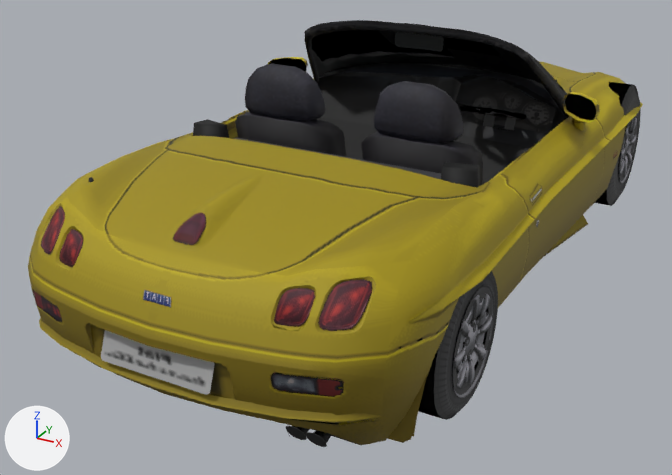
Before and after pictures for a commit that changed the glTF model dealership/public/gran-turismo-4/previews/fiat0003.glb.
Both versions are drawn from a 50 mm lens placed at (1.74, -3.8, 1.89), pointed at (-0.23, -0.22, 0.1). Lighting does not change. The marker at lower left points along +X, +Y and +Z. The picture after the commit comes second. Vertices at exactly the same position are counted once.

The first picture shows 'body', 'tire_front_left', 'tire_rear_left', 'wheel_front_left', 'wheel_rear_left'.
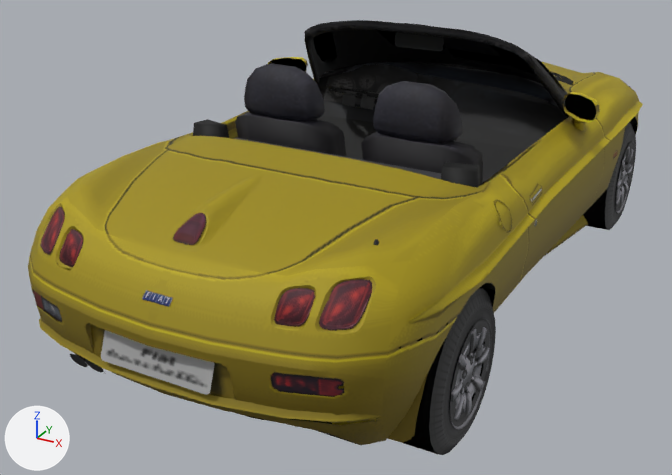
What differs and where, as boxes [x1, y1, x2, y2] in the pictures (672 x 475 px; the box of a moved part takes in the faces that stretch with it):
'body', reshaped
    before: [28, 20, 643, 449]
    after: [28, 20, 643, 445]
'tire_rear_right', reshaped, moved, rescaled (not visible before)
    after: [401, 288, 496, 455]
'wheel_rear_right', moved, rescaled (not visible before)
    after: [449, 318, 493, 430]
'tire_front_right', reshaped, moved, rescaled (not visible before)
    after: [583, 122, 636, 230]
'tire_rear_left', reshaped, moved, rescaled (not visible afterwards)
    before: [595, 82, 641, 206]
'wheel_front_right', moved, rescaled (not visible before)
    after: [615, 141, 635, 213]
'wheel_rear_left', moved, rescaled (not visible afterwards)
    before: [618, 113, 639, 183]
part 1 of me_body, moved or reshaped
    before: [33, 54, 626, 437]
    after: [33, 54, 639, 437]
part 2 of me_body, moved or reshaped
    before: [483, 108, 516, 131]
    after: [342, 89, 376, 110]
part 3 of me_body, moved or reshaped
    before: [466, 86, 557, 133]
    after: [324, 70, 405, 107]
part 4 of me_body, moved or reshaped
    before: [33, 20, 643, 449]
    after: [33, 20, 643, 443]
part 5 of me_tire_front, moved or reshaped
    before: [419, 271, 498, 420]
    after: [583, 122, 636, 230]
part 6 of me_tire_rear, moved or reshaped
    before: [595, 82, 641, 206]
    after: [401, 288, 496, 455]

What changed in the scene script:
```text
Change me_body:
    where me_body.from_pydata(...)  # 2733 vertices, 3897 faces; spans x -0.85..0.85, y -1.86..2.05, z -0.01..1.08
    used by ob_body; location = (0.0, 0.0, 0.0)
    me_body part 1: the loose piece of 849 vertices spanning x -0.83..0.83, y -1.86..2.05, z -0.01..1.08 is mirrored in x about its middle
    me_body part 2: the loose piece of 8 vertices spanning x 0.32..0.43, y 0.19..0.41, z 0.57..0.7 is mirrored in x about the mesh origin
    me_body part 3: the loose piece of 5 vertices spanning x 0.18..0.61, y 0.32..0.43, z 0.59..0.75 is mirrored in x about the mesh origin
    me_body part 4: 1162 of the vertices in x -0.85..0.85, y -1.85..2.05, z 0.0..1.07 are mirrored in x about their middle
Change me_tire_front:
    used by ob_tire_front_left; location = (0.711, -1.137, 0.283)
    remove me_tire_front.from_pydata(...)  # 120 vertices, 208 faces; spans x -0.097..0.097, y -0.283..0.283, z -0.282..0.282
    add me_tire_front.from_pydata(...)  # 120 vertices, 208 faces; spans x -0.097..0.097, y -0.298..0.298, z -0.296..0.296
    me_tire_front part 5: 120 of 120 vertices moved; they spanned x -0.097..0.097, y -0.283..0.283, z -0.282..0.282 and now span x -0.097..0.097, y -0.298..0.298, z -0.296..0.296; mean shift (0.0, 0.0, 0.0)
Change me_tire_rear:
    used by ob_tire_rear_left; location = (0.708, 1.137, 0.327)
    remove me_tire_rear.from_pydata(...)  # 120 vertices, 208 faces; spans x -0.097..0.097, y -0.328..0.328, z -0.326..0.326
    add me_tire_rear.from_pydata(...)  # 120 vertices, 208 faces; spans x -0.097..0.097, y -0.298..0.298, z -0.296..0.296
    me_tire_rear part 6: 120 of 120 vertices moved; they spanned x -0.097..0.097, y -0.328..0.328, z -0.326..0.326 and now span x -0.097..0.097, y -0.298..0.298, z -0.296..0.296; mean shift (0.0, 0.0, 0.0)
Change ob_wheel_front_right:
    ob_wheel_front_right.scale: (-1.0, 1.0, 1.0) -> (1.0, 1.0, 1.0)
    ob_wheel_front_right.location: (-0.711, -1.137, 0.283) -> (0.711, 1.137, 0.153)
Change ob_tire_front_right:
    ob_tire_front_right.scale: (-1.0, 1.0, 1.0) -> (1.0, 1.0, 1.0)
    ob_tire_front_right.location: (-0.711, -1.137, 0.283) -> (0.711, 1.137, 0.153)
Change ob_wheel_rear_left:
    ob_wheel_rear_left.location: (0.708, 1.137, 0.327) -> (-0.708, -1.137, 0.153)
    ob_wheel_rear_left.scale: (1.0, 1.0, 1.0) -> (-1.0, 1.0, 1.0)
Change ob_wheel_rear_right:
    ob_wheel_rear_right.scale: (-1.0, 1.0, 1.0) -> (1.0, 1.0, 1.0)
    ob_wheel_rear_right.location: (-0.708, 1.137, 0.327) -> (0.708, -1.137, 0.153)
Change ob_tire_rear_left:
    ob_tire_rear_left.location: (0.708, 1.137, 0.327) -> (-0.708, -1.137, 0.153)
    ob_tire_rear_left.scale: (1.0, 1.0, 1.0) -> (-1.0, 1.0, 1.0)
Change ob_tire_rear_right:
    ob_tire_rear_right.scale: (-1.0, 1.0, 1.0) -> (1.0, 1.0, 1.0)
    ob_tire_rear_right.location: (-0.708, 1.137, 0.327) -> (0.708, -1.137, 0.153)
```
